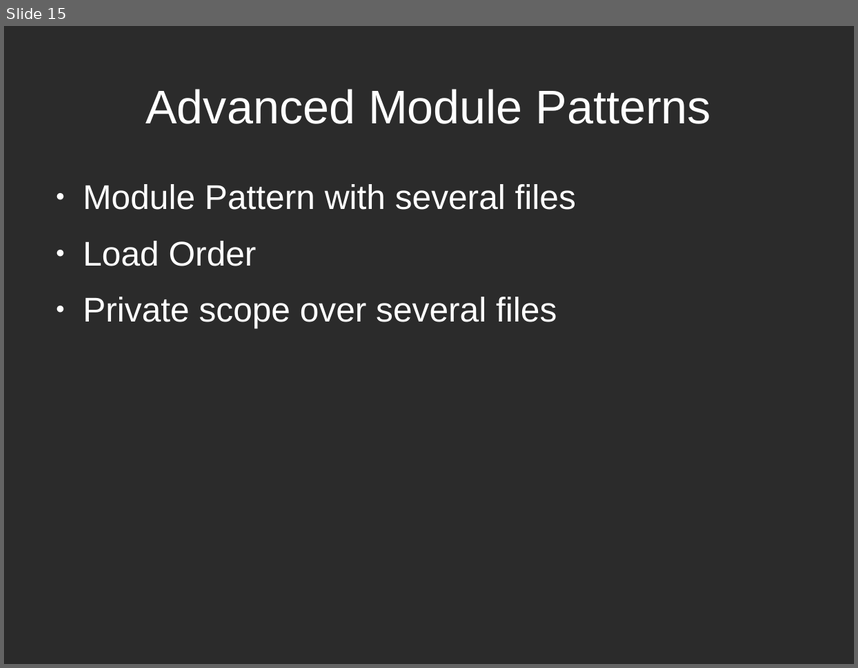
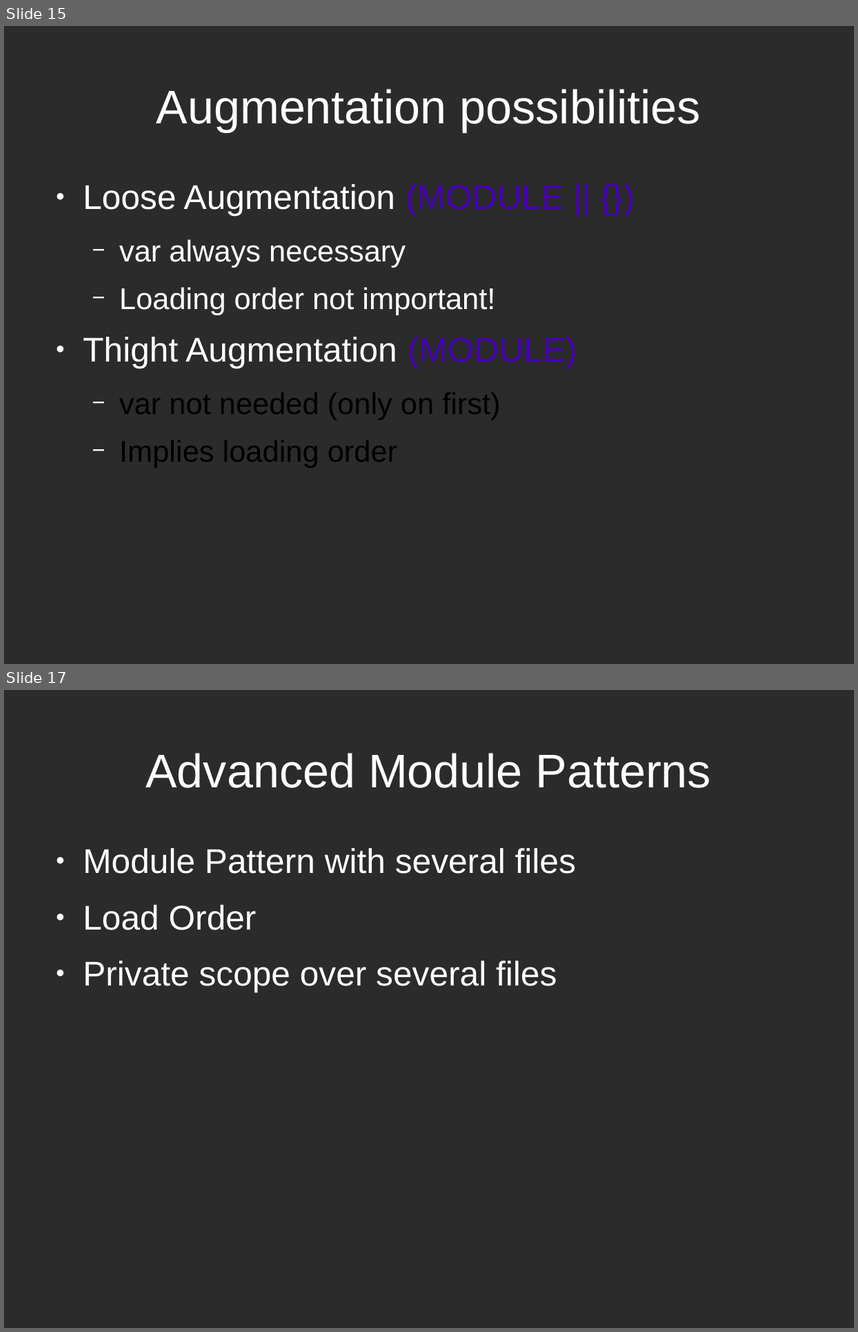
Before and after one commit to sattler/javascript-seminar-2015, a slide deck: presentation/Presentation.odp. Shown one above the other, each under a label of ours: slide 15 before the commit, slides 15 and 17 after it; the slides between them are not shown. The pictures are 858x668 and 858x1332 pixels, drawn with LibreOffice and Linux fonts; fonts in the diff are those of the drawing; background and template pictures are left out; a plain dark background stands for a picture behind light text. Boxes give left, top, right and bottom in pixels: in the first picture for what was removed or moved away, otherwise in the second. Text is boxed around its words. In the diff, an @@ line names an element or a change of style, - is before the commit and + after.

Commit message:
Updated presentation

```diff
--- a/presentation/Presentation.odp
+++ b/presentation/Presentation.odp
@@ slide 15 added at box(4, 26, 854, 664), background picture (left out) @@
@@ title added at box(156, 89, 701, 132), 44 pt, text #FFFFFF @@
+Augmentation possibilities
@@ text added at box(83, 184, 577, 468), 28 pt, text #FFFFFF @@
+● Loose Augmentation (MODULE || {})
+  − var always necessary
+  − Loading order not important!
+● Thight Augmentation (MODULE)
+  − var not needed (only on first)
+  − Implies loading order
@@ what was slide 15 is now slide 17 @@
```
Also in this commit, not shown: 4 slides changed, 1 other slide added.
